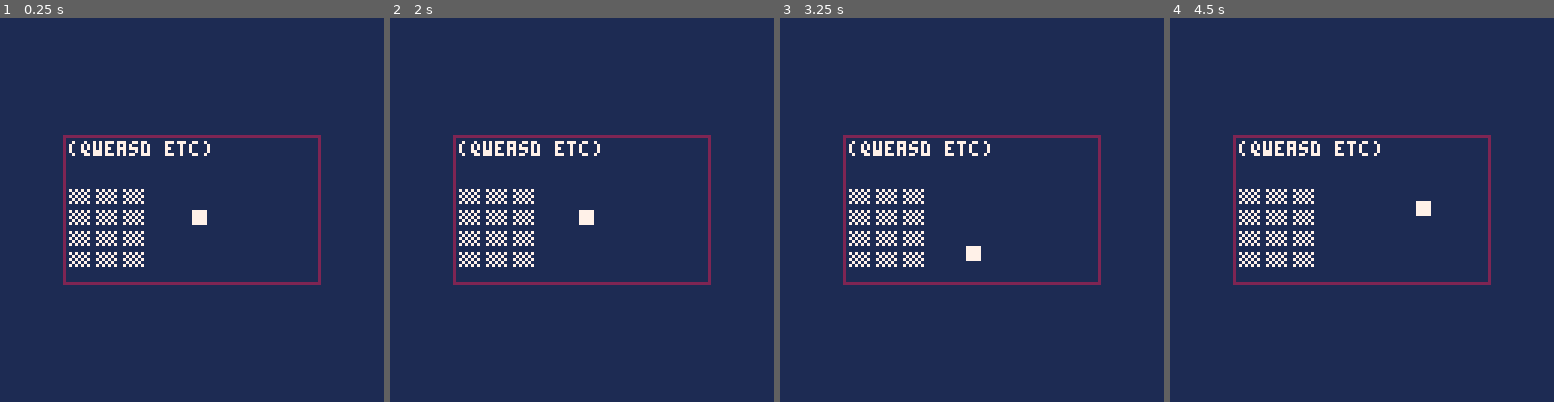
Above: before the commit, frames 1-4 (left to right).
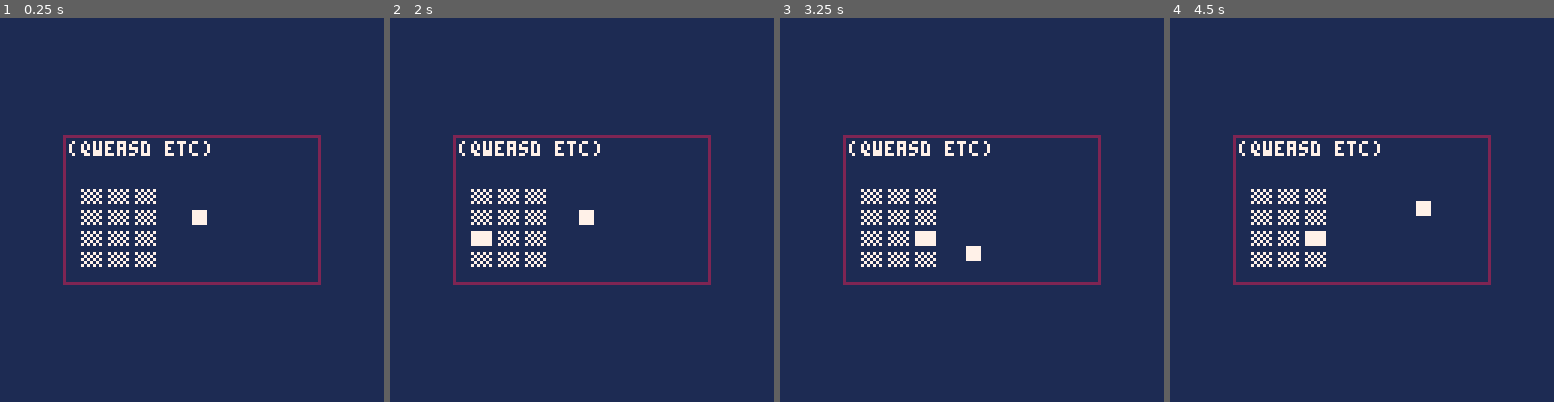
Above: after the commit, the same moments.

Repository: pancelor/nokiajam-pico8-template
Game: PICO-8 cartridge game.p8
Same seed, same stepped clock (60 frames per second), same inputs: the game is played once before the commit and once after it.
Inputs:
- Up to frame 1 (0.25 s): no input
- Up to frame 2 (2 s): tap O (Z key) at 0.33, 0.7, 1.43 s; tap X (X key) at 1.07 s; hold Left from 1.97 s (still down)
- Up to frame 3 (3.25 s): tap X (X key) every 0.33 s from 2.07 to 3.07 s; tap O (Z key) at 2.22, 3.1 s; release Left at 2.37 s; hold Down 2.42-2.82 s; hold Right from 2.87 s (still down)
- Up to frame 4 (4.5 s): tap X (X key) every 0.33 s from 3.4 to 4.4 s; release Right at 3.53 s; hold Up 3.58-4.08 s; tap O (Z key) at 3.98 s; hold Right from 4.13 s (still down)

The runs differ from the first frame. In frame 1, 1.5% of the frame differs, in the area x 17-41%, y 44-65%; in frame 2, 1.5%; in frame 3, 1.6%; in frame 4, 1.6%.

Commit message:
keypad press tracking

Diff:
--- a/game.p8
+++ b/game.p8
@@ -18,12 +18,18 @@
 end
 
 function _update()
+	update_keypad()
+
 	-- read input
 	local dx,dy = 0,0
-	if btn(0) or numpad(7) then dx -= 1 end
-	if btn(1) or numpad(9) then dx += 1 end
-	if btn(2) or numpad(5) then dy -= 1 end
-	if btn(3) or numpad(8) then dy += 1 end
+	if btn(0) or keypad(7) then dx -= 1 end
+	if btn(1) or keypad(9) then dx += 1 end
+	if btn(2) or keypad(5) then dy -= 1 end
+	if btn(3) or keypad(8) then dy += 1 end
+
+	if keypadp(11) then
+		dx,dy = rnd(8)-rnd(8),rnd(8)-rnd(8)
+	end
 
 	-- move
 	if dx~=0 or dy~=0 then
@@ -52,11 +58,11 @@
 	print("\14keypad",1,1,7)
 	print("(qweasd etc)")
 
-	-- draw numpad
+	-- draw keypad
 	for i=1,12 do
-		local char = numpad(i) and "█" or "▒"
+		local char = keypad(i) and "█" or "▒"
 		local x,y = (i-1)%3,(i-1)\3
-		print(char,1+x*9,17+y*7)
+		print(char,5+x*9,17+y*7)
 	end
 
 	spr(1,px,py)
@@ -65,22 +71,46 @@
 -->8
 -- tools
 
---  numpad(x) | keyboard
+--  keypad(n) | keyboard
 -- -----------+----------
 --  1  2  3   |  1 2 3
 --  4  5  6   |  q w e
 --  7  8  9   |  a s d
 -- 10 11 12   |  z x c
-function numpad(x)
-	-- https://fossies.org/linux/SDL2/include/SDL_scancode.h
-	local kmap = {30,31,32,20,26,8,4,22,7,29,27,6}
-	local scancode = kmap[tonum(x or 0)]
-	return stat(28,scancode)
+function keypad(n)
+	return _keypad_helper(_keypad_now,n)
+end
+function keypadp(n)
+	return _keypad_helper(_keypad_press,n)
 end
 
 -->8
 -- nokia template
 -- this must be the last tab
+
+_keypad_now,_keypad_press = 0,0
+function update_keypad()
+	local bits = 0
+	-- https://fossies.org/linux/SDL2/include/SDL_scancode.h
+	for i,scancode in ipairs({30,31,32,20,26,8,4,22,7,29,27,6}) do
+		if stat(28,scancode) then
+			bits |= 1<<i-1
+		end
+	end
+	-- arrows
+	for i,dir in ipairs({7,9,5,8}) do
+		if btn(i-1) then
+			bits |= 1<<dir-1
+		end
+	end
+	_keypad_press = bits&~_keypad_now
+	_keypad_now = bits
+end
+function _keypad_helper(bits,n)
+	return not n
+		and bits
+		or bits>>>(n-1)&1==1
+end
 
 _camera,camera=camera,function(x,y)
 	--align to pause menu
